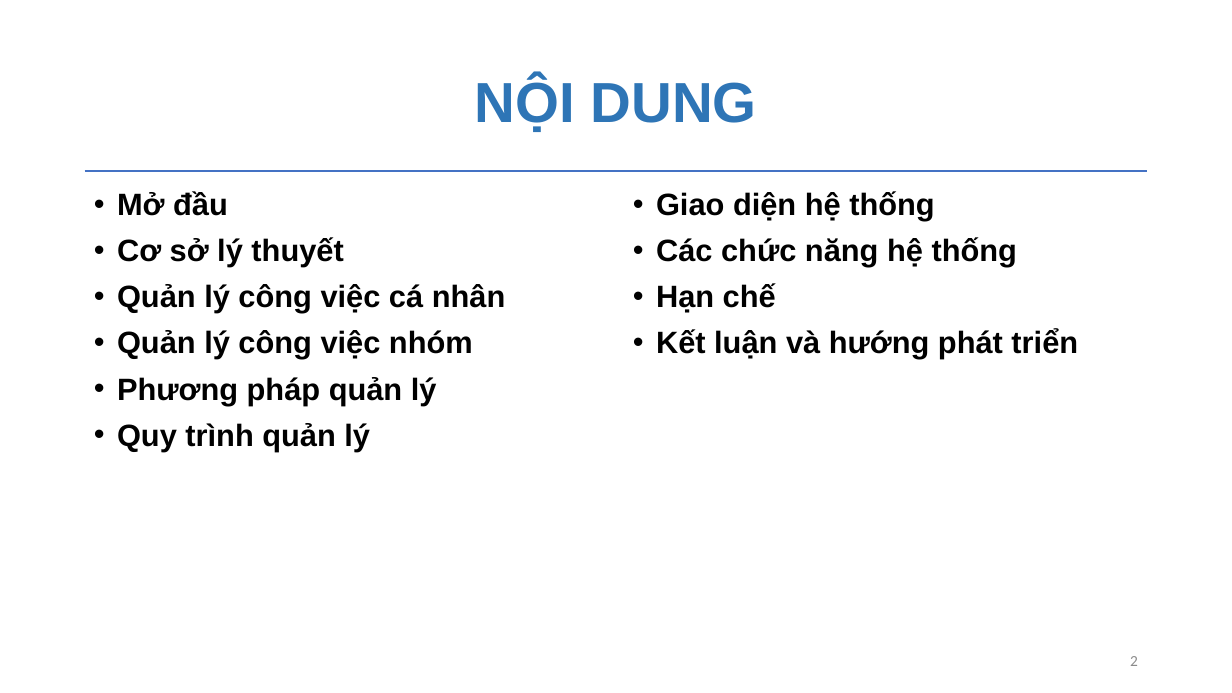
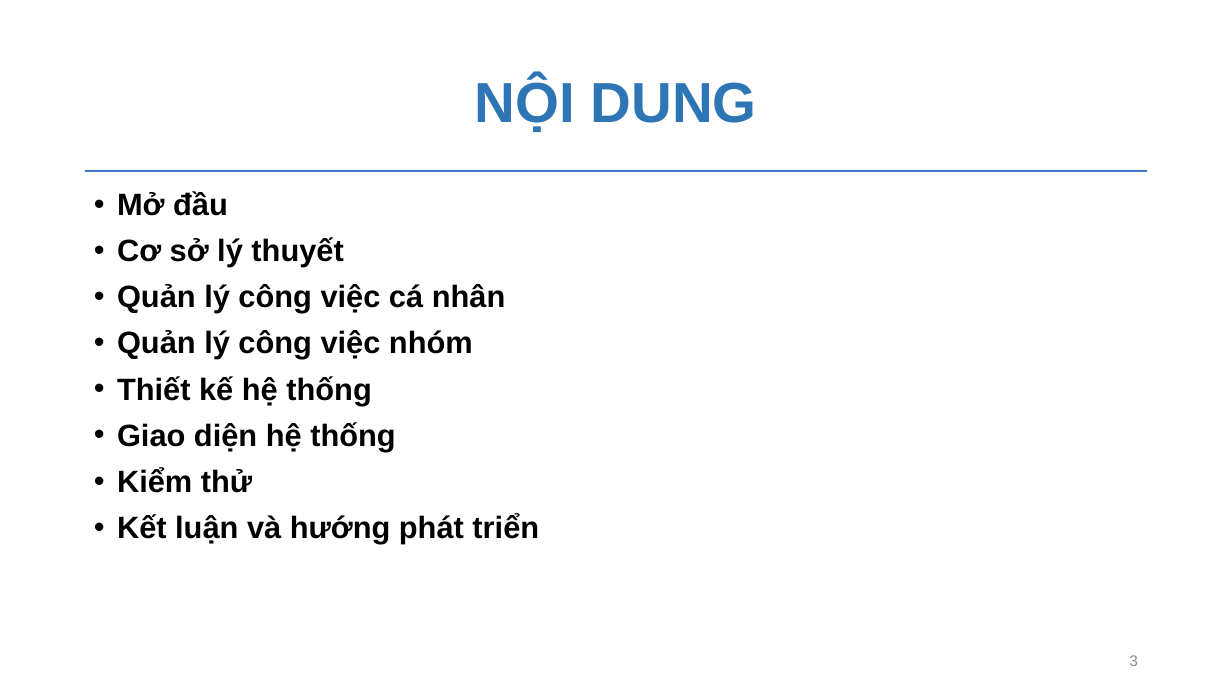
Before and after one commit to chautuyettran/CNPM-nhom17, a slide deck: slide 3 of nhom17.pptx (slide 2 before the commit). Drawn at 1232x693 pixels with LibreOffice and Linux fonts; fonts in the diff are those of the drawing; background and template pictures are left out. Boxes give left, top, right and bottom in pixels: in the first picture for what was removed or moved away, otherwise in the second. Text is boxed around its words. In the diff, an @@ line names an element or a change of style, - is before the commit and + after.

```diff
--- a/nhom17.pptx
+++ b/nhom17.pptx
@@ text removed at box(656, 191, 1078, 359) @@
-• Giao diện hệ thống
-• Các chức năng hệ thống
-• Hạn chế
-• Kết luận và hướng phát triển
@@ text at box(117, 376, 539, 543): text changed @@
-• Phương pháp quản lý
-• Quy trình quản lý
+• Thiết kế hệ thống
+• Giao diện hệ thống
+• Kiểm thử
+• Kết luận và hướng phát triển
@@ page number at box(1129, 655, 1138, 666): text changed; font Calibri to Arial @@
-2
+3
```
Also in this commit, not shown: 7 other slides changed, 10 slides added, 1 slide removed, 17 other files.
